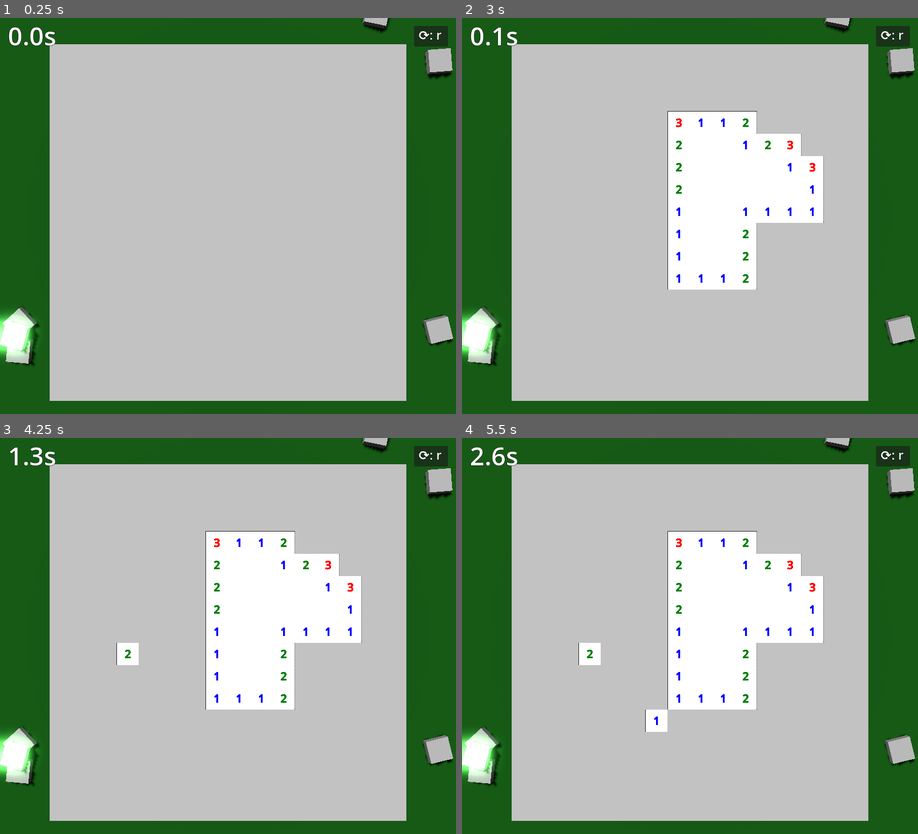
Above: before the commit, frames 1-4 (two rows, left to right).
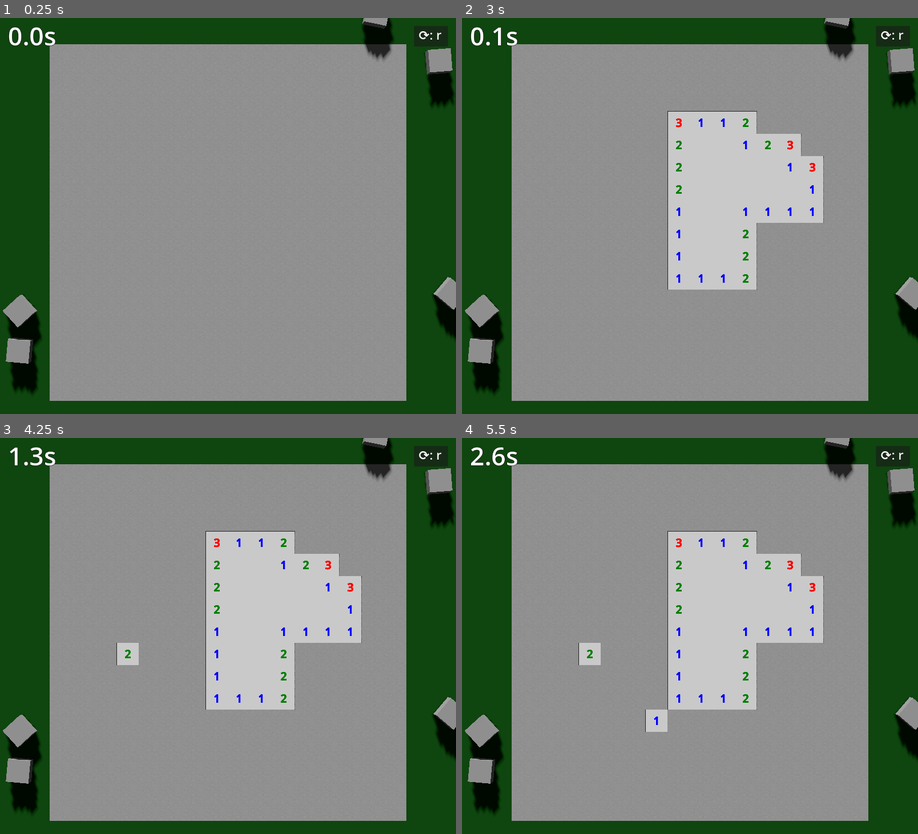
Above: after the commit, the same moments.

Repository: Blubtastic/godot_minesweeper
Game: Godot game, scene res://main.tscn
Two runs of this game, one before a commit and one after it. Both use one fixed random seed, a clock stepped at 60 frames per second and the inputs below.
Inputs (mouse positions are in pixels of both pictures, inside the frame that each line leads up to):
- Up to frame 1 (0.25 s): no input
- Up to frame 2 (3 s): click "⟳: r" at 0.5 s; click "⟳: r" at 1.25 s; click "⟳: r" at 2 s; tap Enter at 2.75 s; move the mouse to (790, 196) at 2.77 s; click (790, 196) at 2.92 s
- Up to frame 3 (4.25 s): move the mouse to (136, 655) at 3.52 s; click (136, 655) at 3.67 s
- Up to frame 4 (5.5 s): move the mouse to (735, 548) at 4.27 s; click (735, 548) at 4.42 s; move the mouse to (667, 715) at 5.02 s; click (667, 715) at 5.17 s

The runs differ from the first frame. In frame 1, 74% of the frame differs, in the area x 0-100%, y 0-97%; in frame 2, 74%; in frame 3, 74%; in frame 4, 74%.

Commit message:
use static as normalmap

Diff:
--- a/main.tscn
+++ b/main.tscn
@@ -65,16 +65,6 @@
 
 [sub_resource type="BoxMesh" id="BoxMesh_bcama"]
 
-[sub_resource type="StandardMaterial3D" id="StandardMaterial3D_3t0iq"]
-emission_enabled = true
-emission = Color(0, 1, 0, 1)
-emission_energy_multiplier = 2.0
-
-[sub_resource type="BoxMesh" id="BoxMesh_hck6f"]
-material = SubResource("StandardMaterial3D_3t0iq")
-
-[sub_resource type="BoxShape3D" id="BoxShape3D_0qlml"]
-
 [node name="Main" type="Node"]
 
 [node name="CubeGrid" type="Node3D" parent="."]
@@ -88,7 +78,7 @@
 script = ExtResource("1_36mps")
 
 [node name="DirectionalLight3D" type="DirectionalLight3D" parent="."]
-transform = Transform3D(0.462226, 0.855133, 0.234721, 0.0094812, -0.269446, 0.962969, 0.886711, -0.442884, -0.132653, 0, 10, 0)
+transform = Transform3D(0.317047, 0.37368, 0.871691, -0.336488, -0.814995, 0.471762, 0.886711, -0.442884, -0.132653, 0, 10, 0)
 shadow_enabled = true
 
 [node name="WorldEnvironment" type="WorldEnvironment" parent="."]
@@ -133,6 +123,7 @@
 grow_horizontal = 0
 
 [node name="Button" type="Button" parent="RestartButton"]
+layout_mode = 0
 offset_left = -66.0
 offset_top = 20.0
 offset_right = 20.0
@@ -141,6 +132,7 @@
 metadata/_edit_group_ = true
 
 [node name="Label" type="Label" parent="RestartButton/Button"]
+layout_mode = 0
 offset_left = 12.0
 offset_right = 87.0
 offset_bottom = 52.0
@@ -201,6 +193,16 @@
 [node name="CollisionShape3D" type="CollisionShape3D" parent="Surroundings/VisualCubes/VisualCube4"]
 metadata/_edit_lock_ = true
 
+[node name="VisualCube5" type="StaticBody3D" parent="Surroundings/VisualCubes"]
+transform = Transform3D(0.761663, 0, -0.647974, 0, 1, 0, 0.647974, 0, 0.761663, 4.35414, 1, 17.4168)
+
+[node name="MeshInstance3D" type="MeshInstance3D" parent="Surroundings/VisualCubes/VisualCube5"]
+mesh = SubResource("BoxMesh_bcama")
+metadata/_edit_lock_ = true
+
+[node name="CollisionShape3D" type="CollisionShape3D" parent="Surroundings/VisualCubes/VisualCube5"]
+metadata/_edit_lock_ = true
+
 [node name="VisualCube6" type="StaticBody3D" parent="Surroundings/VisualCubes"]
 transform = Transform3D(-0.0784243, 0, 0.99692, 0, 1, 0, -0.99692, 0, -0.0784243, 14.6851, 1, 16.8855)
 
@@ -211,16 +213,6 @@
 [node name="CollisionShape3D" type="CollisionShape3D" parent="Surroundings/VisualCubes/VisualCube6"]
 metadata/_edit_lock_ = true
 
-[node name="VisualCube5" type="StaticBody3D" parent="Surroundings/VisualCubes"]
-transform = Transform3D(-0.971097, 0, -0.238686, 0, 1, 0, 0.238686, 0, -0.971097, 2.74503, 1, 16.8534)
-
-[node name="MeshInstance3D" type="MeshInstance3D" parent="Surroundings/VisualCubes/VisualCube5"]
-mesh = SubResource("BoxMesh_bcama")
-metadata/_edit_lock_ = true
-
-[node name="CollisionShape3D" type="CollisionShape3D" parent="Surroundings/VisualCubes/VisualCube5"]
-metadata/_edit_lock_ = true
-
 [node name="VisualCube3" type="StaticBody3D" parent="Surroundings/VisualCubes"]
 transform = Transform3D(-0.995856, 0, 0.0909455, 0, 1, 0, -0.0909455, 0, -0.995856, 1.81354, 0.999998, -1.77891)
 
@@ -232,7 +224,7 @@
 metadata/_edit_lock_ = true
 
 [node name="VisualCube" type="StaticBody3D" parent="Surroundings/VisualCubes"]
-transform = Transform3D(0.738455, 0, 0.674302, 0, 1, 0, -0.674302, 0, 0.738455, 3.02081, 0.999999, -1.76319)
+transform = Transform3D(0.738455, 0, 0.674302, 0, 1, 0, -0.674302, 0, 0.738455, 3.57316, 0.999999, -1.76178)
 
 [node name="MeshInstance3D" type="MeshInstance3D" parent="Surroundings/VisualCubes/VisualCube"]
 mesh = SubResource("BoxMesh_bcama")
@@ -240,14 +232,3 @@
 
 [node name="CollisionShape3D" type="CollisionShape3D" parent="Surroundings/VisualCubes/VisualCube"]
 metadata/_edit_lock_ = true
-
-[node name="VisualCube2" type="StaticBody3D" parent="Surroundings/VisualCubes"]
-transform = Transform3D(0.258212, 0, 0.966088, 0, 1, 0, -0.966088, 0, 0.258212, 2.54809, 2, -1.83069)
-
-[node name="MeshInstance3D" type="MeshInstance3D" parent="Surroundings/VisualCubes/VisualCube2"]
-mesh = SubResource("BoxMesh_hck6f")
-metadata/_edit_lock_ = true
-
-[node name="CollisionShape3D" type="CollisionShape3D" parent="Surroundings/VisualCubes/VisualCube2"]
-shape = SubResource("BoxShape3D_0qlml")
-metadata/_edit_lock_ = true
--- a/shared/cube/Cube.tscn
+++ b/shared/cube/Cube.tscn
@@ -1,9 +1,9 @@
-[gd_scene load_steps=15 format=3 uid="uid://cnor6jdbe28rj"]
+[gd_scene load_steps=17 format=3 uid="uid://cnor6jdbe28rj"]
 
 [ext_resource type="Script" path="res://shared/cube/cube.gd" id="1_q4yb4"]
 [ext_resource type="BoxMesh" uid="uid://c466clxudld4s" path="res://shared/cube/cleared.tres" id="2_m3nde"]
 [ext_resource type="BoxMesh" uid="uid://b64carpagmht0" path="res://shared/cube/bomb.tres" id="3_o6pme"]
-[ext_resource type="BoxMesh" uid="uid://b8huspb6fwokg" path="res://shared/cube/initial.tres" id="4_7clsg"]
+[ext_resource type="Texture2D" uid="uid://ypba4kv5b1dy" path="res://shared/cube/styrofoam_normalmap.tres" id="4_wbqsf"]
 [ext_resource type="Script" path="res://shared/cube/cube_scanner.gd" id="5_s41nj"]
 [ext_resource type="AudioStream" uid="uid://bjpkhrcmt7lw" path="res://assets/audio/open-tile.wav" id="6_o0a8b"]
 [ext_resource type="AudioStream" uid="uid://bbvy78gqnhud1" path="res://assets/audio/place-flag.wav" id="7_eeb88"]
@@ -12,6 +12,16 @@
 [ext_resource type="AudioStream" uid="uid://cl6qd5gf6x7j3" path="res://assets/audio/explosion.wav" id="10_llvf4"]
 
 [sub_resource type="BoxShape3D" id="BoxShape3D_aokb8"]
+
+[sub_resource type="StandardMaterial3D" id="StandardMaterial3D_cu7mv"]
+albedo_color = Color(0.56, 0.56, 0.56, 1)
+emission = Color(1, 1, 1, 1)
+emission_energy_multiplier = 0.77
+normal_enabled = true
+normal_texture = ExtResource("4_wbqsf")
+
+[sub_resource type="BoxMesh" id="BoxMesh_npjma"]
+material = SubResource("StandardMaterial3D_cu7mv")
 
 [sub_resource type="BoxShape3D" id="BoxShape3D_y1sac"]
 size = Vector3(2, 0.6, 2)
@@ -41,7 +51,7 @@
 shape = SubResource("BoxShape3D_aokb8")
 
 [node name="Mesh" type="MeshInstance3D" parent="."]
-mesh = ExtResource("4_7clsg")
+mesh = SubResource("BoxMesh_npjma")
 
 [node name="NearbyMinesLabel" type="Label3D" parent="."]
 transform = Transform3D(-4.37114e-08, 1, 4.37114e-08, 0, -4.37114e-08, 1, 1, 4.37114e-08, 1.91069e-15, 0, 0.515925, 0)
--- a/shared/cube/bomb.tres
+++ b/shared/cube/bomb.tres
@@ -1,8 +1,11 @@
-[gd_resource type="BoxMesh" load_steps=2 format=3 uid="uid://b64carpagmht0"]
+[gd_resource type="BoxMesh" load_steps=3 format=3 uid="uid://b64carpagmht0"]
+
+[ext_resource type="Texture2D" uid="uid://ypba4kv5b1dy" path="res://shared/cube/styrofoam_normalmap.tres" id="1_t7ifa"]
 
 [sub_resource type="StandardMaterial3D" id="StandardMaterial3D_cu7mv"]
 albedo_color = Color(0.267578, 0.267578, 0.267578, 1)
 roughness = 0.6
+normal_texture = ExtResource("1_t7ifa")
 
 [resource]
 material = SubResource("StandardMaterial3D_cu7mv")
--- a/shared/cube/cleared.tres
+++ b/shared/cube/cleared.tres
@@ -1,8 +1,11 @@
-[gd_resource type="BoxMesh" load_steps=2 format=3 uid="uid://c466clxudld4s"]
+[gd_resource type="BoxMesh" load_steps=3 format=3 uid="uid://c466clxudld4s"]
+
+[ext_resource type="Texture2D" uid="uid://ypba4kv5b1dy" path="res://shared/cube/styrofoam_normalmap.tres" id="1_3mq4k"]
 
 [sub_resource type="StandardMaterial3D" id="StandardMaterial3D_cu7mv"]
 albedo_color = Color(0.779297, 0.779297, 0.779297, 1)
 roughness = 0.6
+normal_texture = ExtResource("1_3mq4k")
 ao_enabled = true
 
 [resource]
--- a/shared/cube/initial.tres
+++ /dev/null
@@ -1,9 +0,0 @@
-[gd_resource type="BoxMesh" load_steps=2 format=3 uid="uid://b8huspb6fwokg"]
-
-[sub_resource type="StandardMaterial3D" id="StandardMaterial3D_cu7mv"]
-albedo_color = Color(0.599609, 0.599609, 0.599609, 1)
-emission = Color(1, 1, 1, 1)
-emission_energy_multiplier = 0.77
-
-[resource]
-material = SubResource("StandardMaterial3D_cu7mv")
--- /dev/null
+++ b/shared/cube/styrofoam_normalmap.tres
@@ -0,0 +1,12 @@
+[gd_resource type="NoiseTexture2D" load_steps=2 format=3 uid="uid://ypba4kv5b1dy"]
+
+[sub_resource type="FastNoiseLite" id="FastNoiseLite_vvcob"]
+noise_type = 0
+frequency = 1.0
+fractal_type = 3
+domain_warp_enabled = true
+
+[resource]
+seamless = true
+as_normal_map = true
+noise = SubResource("FastNoiseLite_vvcob")
Not shown: 1 places in main.tscn that only renumber resources
